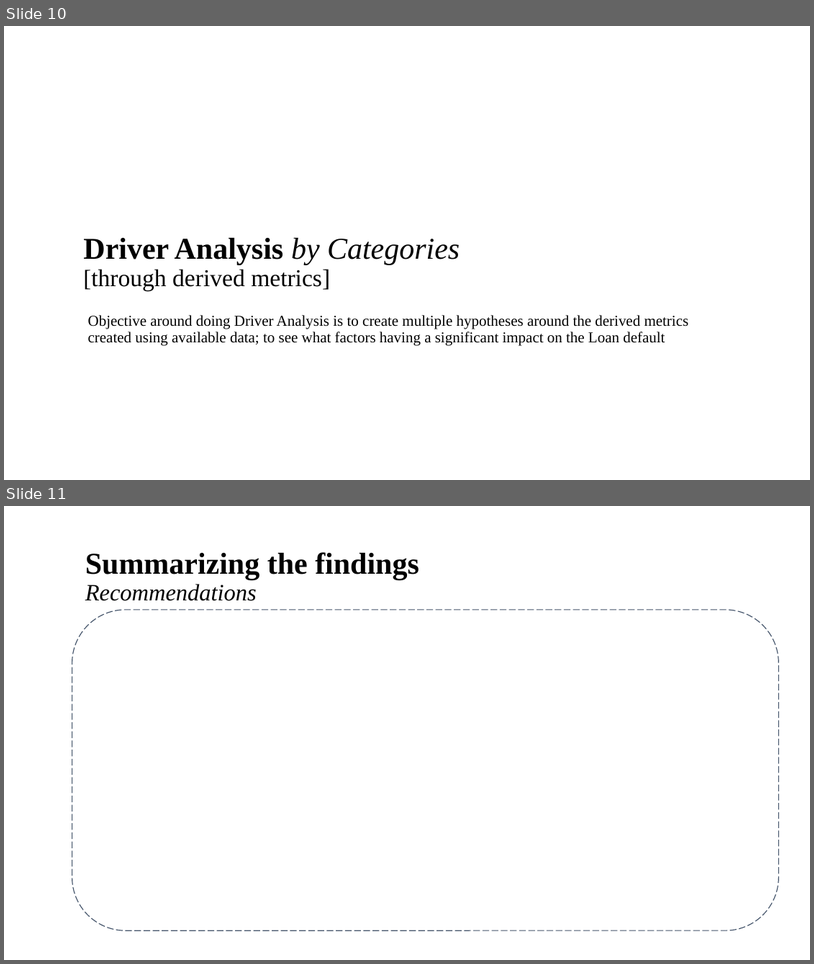
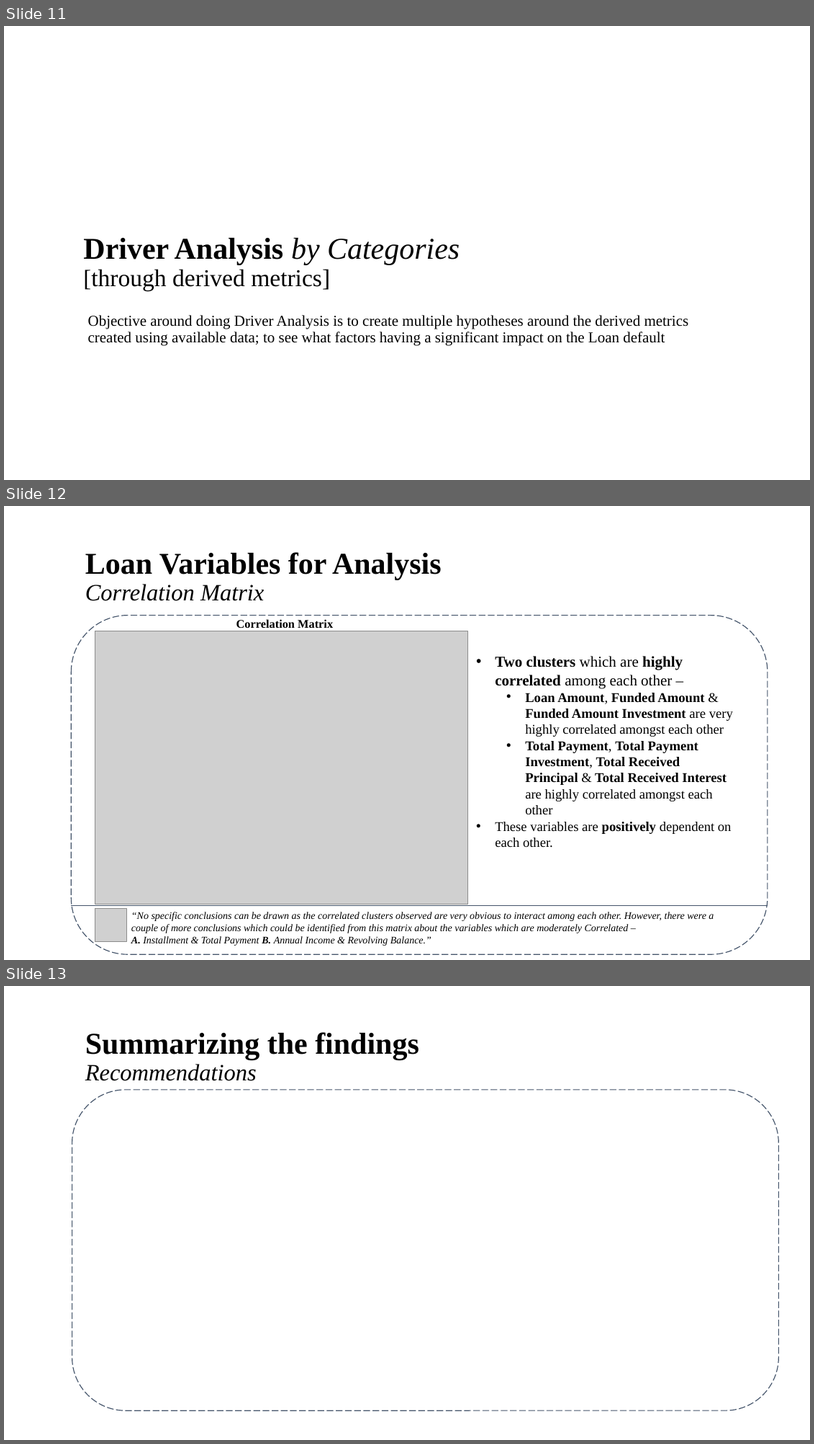
Before and after one commit to brijesh1100/P2-Gramener-Case-Study, a slide deck: Gramener_Case_Study_Presentation_SS.pptx. Shown one above the other, each under a label of ours: slides 10 and 11 before the commit, slides 11, 12 and 13 after it. The pictures are 814x964 and 814x1444 pixels, drawn with LibreOffice and Linux fonts; fonts in the diff are those of the drawing; grey boxes stand for pictures; background and template pictures are left out. Boxes give left, top, right and bottom in pixels: in the first picture for what was removed or moved away, otherwise in the second. Text is boxed around its words. In the diff, an @@ line names an element or a change of style, - is before the commit and + after.

```diff
--- a/Gramener_Case_Study_Presentation_SS.pptx
+++ b/Gramener_Case_Study_Presentation_SS.pptx
@@ slide 12 added at [4,506,810,960], background #FFFFFF @@
@@ title added at [85,552,442,601], 36 pt, text #000000, bold @@
+Loan Variables for Analysis
+Correlation Matrix
@@ rounded rectangle added at [71,615,768,955], outline #44546A 1 pt dashed @@
@@ picture added at [95,631,468,904] @@
@@ text added at [237,619,333,628], 14 pt, text #000000, bold @@
+Correlation Matrix
@@ text added at [495,656,733,847], 16 pt, text #000000, bold @@
+• Two clusters which are highly correlated among each other –
+  • Loan Amount, Funded Amount & Funded Amount Investment are very highly correlated amongst each other
+  • Total Payment, Total Payment Investment, Total Received Principal & Total Received Interest are highly correlated amongst each other
+• These variables are positively dependent on each other.
@@ line added from (71, 906) to (768, 906), #44546A 1.5 pt @@
@@ picture added at [95,908,127,941] @@
@@ text added at [131,911,714,945], 12 pt, text #000000, italic @@
+“No specific conclusions can be drawn as the correlated clusters observed are very obvious to interact among each other. However, there were a couple of more conclusions which could be identified from this matrix about the variables which are moderately Correlated –
+A. Installment & Total Payment B. Annual Income & Revolving Balance.”
@@ what was slide 10 is now slide 11 @@
@@ what was slide 11 is now slide 13 @@
```
Also in this commit, not shown: 2 slides changed, 2 other slides added, 1 slide removed.
